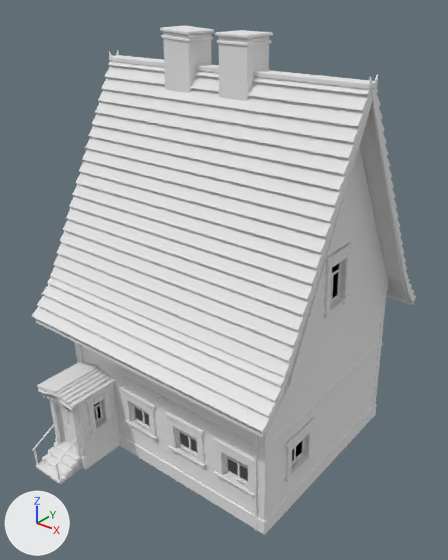
A saved change to the FBX model unity/Assets/Art/Buildings/harbour-row/bld_208_1989.fbx.
Camera for both pictures: a 50 mm lens placed at (13.05, -16.85, 16.94), pointed at (0.27, -0.89, 7.04). The lights are fixed; the arrows at lower left show +X, +Y and +Z. The older version comes first. Where no turn or scale is listed for an object, it has been applied to the vertices. Vertices at exactly the same position are counted once.

The scene before the commit, as lines of its bpy script (objects in view):
```python
me_bld_208_1989 = bpy.data.meshes.new('bld_208_1989')
me_bld_208_1989.from_pydata(...)  # 6766 vertices, 6894 faces; spans x -5.7..5.2, y -7.1..5.3, z 0.0..15.5
me_bld_208_1989.materials.append(mat_palette)  # its picture is missing
ob_bld_208_1989 = bpy.data.objects.new('bld_208_1989', me_bld_208_1989)
ob_bld_208_1989.location = (0.0, 0.0, 0.0)
```
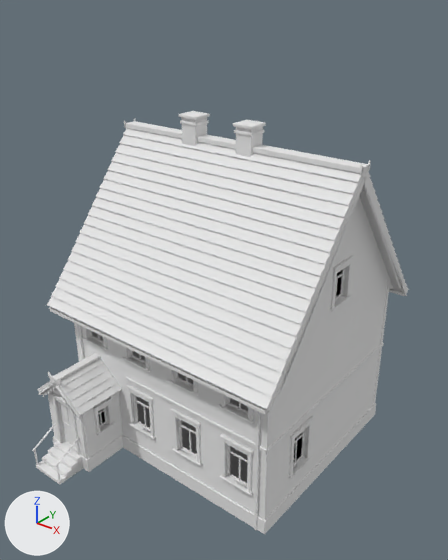
Changed parts and their boxes (x1, y1, x2, y2) in the pictures (448 x 560 px; the box of a moved part takes in the faces that stretch with it):
'bld_208_1989', reshaped (17% shorter)
    before: (32, 25, 416, 534)
    after: (32, 111, 409, 534)
part 1 of me_bld_208_1989, moved or reshaped
    before: (109, 55, 378, 90)
    after: (126, 121, 370, 173)
part 2 of me_bld_208_1989, rebuilt (22% shorter)
    before: (50, 61, 408, 377)
    after: (59, 128, 403, 374)
part 3 of me_bld_208_1989, rebuilt
    before: (387, 276, 416, 301)
    after: (390, 277, 409, 293)
part 4 of me_bld_208_1989, rebuilt (7% narrower, 16% shorter)
    before: (32, 277, 289, 433)
    after: (47, 279, 285, 410)
part 5 of me_bld_208_1989, deleted
    before: (36, 25, 414, 479)
part 6 of me_bld_208_1989, moved or reshaped
    before: (32, 31, 388, 530)
    after: (32, 111, 407, 534)

What changed in the scene script:
```text
Change me_bld_208_1989:
    used by ob_bld_208_1989; location = (0.0, 0.0, 0.0)
    remove me_bld_208_1989.from_pydata(...)  # 6766 vertices, 6894 faces; spans x -5.7..5.2, y -7.1..5.3, z 0.0..15.5
    add me_bld_208_1989.from_pydata(...)  # 7094 vertices, 7286 faces; spans x -5.1..5.0, y -7.1..4.9, z 0.0..12.6
    me_bld_208_1989 part 1: the loose piece of 24 vertices spanning x -5.7..5.0, y -0.3..0.2, z 14.1..14.3 is scaled about its middle by (0.946, 0.983, 1.14), then moved by (0.3, 0.0, -2.4)
    me_bld_208_1989 part 2: the loose piece of 230 vertices spanning x -5.7..5.2, y -4.3..4.2, z 6.6..14.2 is rebuilt with 218 vertices and now spans x -5.1..5.0, y -4.2..4.2, z 6.6..11.8
    me_bld_208_1989 part 3: the loose piece of 26 vertices spanning x -5.5..5.2, y 3.9..5.3, z 5.3..6.7 is rebuilt with 26 vertices and now spans x -5.1..5.0, y 4.0..4.9, z 5.8..6.8
    me_bld_208_1989 part 4: the loose piece of 26 vertices spanning x -5.5..5.2, y -5.3..-4.0, z 5.3..6.7 is rebuilt with 26 vertices and now spans x -5.1..5.0, y -4.9..-4.0, z 5.8..6.8
    me_bld_208_1989 part 5: 220 loose pieces with 1780 vertices, spanning x -5.7..5.2, y -6.2..5.2, z 1.5..15.5, are deleted
    me_bld_208_1989 part 6: 141 vertices moved within x -4.7..4.6, y -6.1..4.2, z 0.4..8.6; 3853 vertices removed from x -5.0..4.7, y -6.2..5.0, z 0.0..15.4; 5973 vertices added at x -5.1..5.0, y -6.1..4.8, z 0.0..12.6
    other edits to the shape of me_bld_208_1989 do not show in these pictures
```
